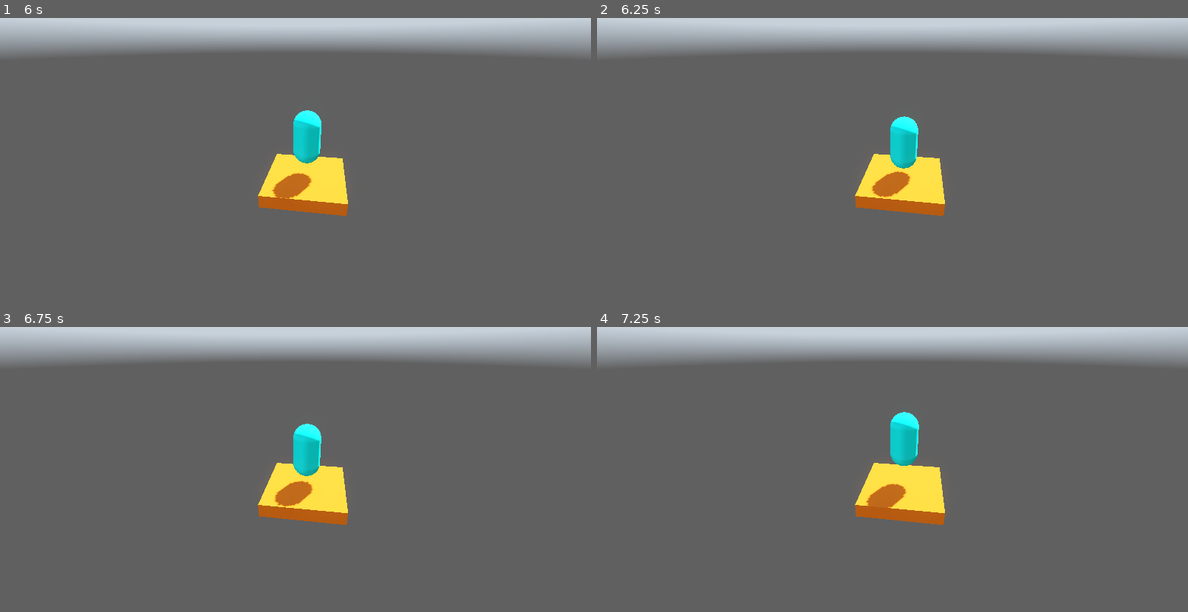
Above: before the commit, frames 1-4 (two rows, left to right).
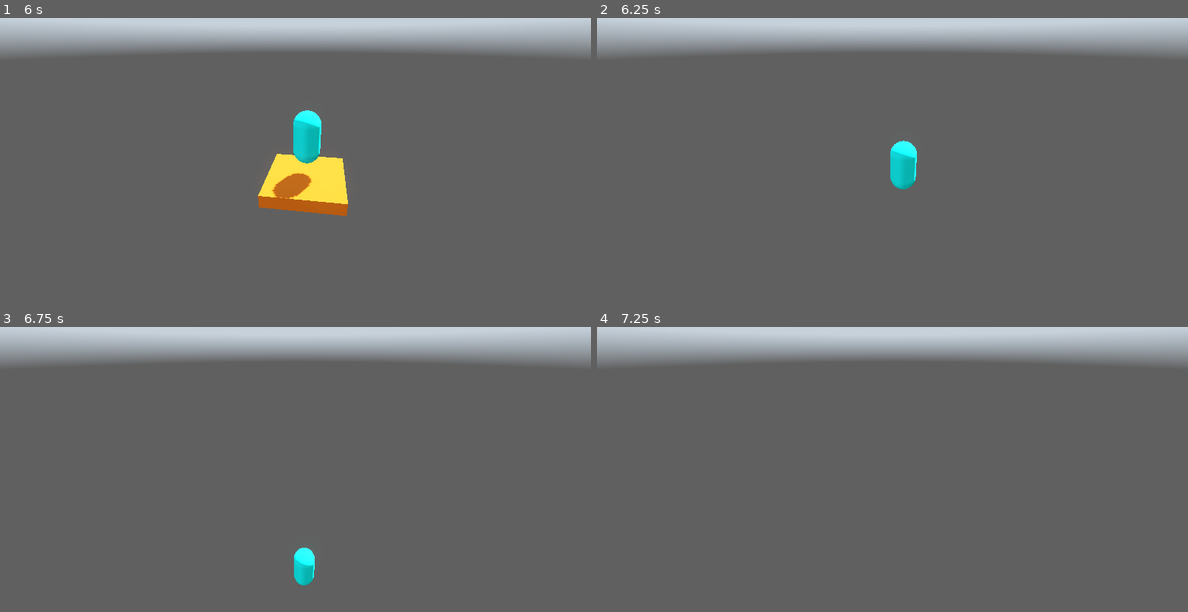
Above: after the commit, the same moments.

Repository: Yadovitiy/SkyPogo
Game: Godot game, scene res://Scenes/Game/game.tscn
Two runs of this game, one before a commit and one after it. Both use one fixed random seed, a clock stepped at 60 frames per second and the inputs below. A sky picture missing from this copy of the repository is replaced by a grey-blue gradient.
Inputs:
- Up to frame 1 (6 s): no input
- Up to frame 2 (6.25 s): no input
- Up to frame 3 (6.75 s): no input
- Up to frame 4 (7.25 s): no input

Frame 1 is identical in both runs. In frame 2, 3.1% of the frame differs, in the area x 43-59%, y 34-70%; in frame 3, 3.7%, in the area x 43-59%, y 33-91%; in frame 4, 3.5%.

Commit message:
Платформа исчезает(падает)

Diff:
--- /dev/null
+++ b/Scenes/Platform/platform.gd
@@ -0,0 +1,15 @@
+extends Node3D
+
+
+# Called when the node enters the scene tree for the first time.
+func _ready() -> void:
+	pass # Replace with function body.
+
+
+# Called every frame. 'delta' is the elapsed time since the previous frame.
+func _process(delta: float) -> void:
+	pass
+
+
+func _on_timer_timeout() -> void:
+	queue_free()
--- a/Scenes/Platform/platform.tscn
+++ b/Scenes/Platform/platform.tscn
@@ -1,5 +1,6 @@
 [gd_scene format=3 uid="uid://c23ny0nnj4eb6"]
 
+[ext_resource type="Script" uid="uid://c4fmm0r0bh0kr" path="res://Scenes/Platform/platform.gd" id="1_1bib6"]
 [ext_resource type="Material" uid="uid://dvuvi1a0phivb" path="res://Scenes/Platform/Platform_orange.tres" id="1_id4ne"]
 
 [sub_resource type="BoxMesh" id="BoxMesh_tcjj1"]
@@ -10,6 +11,7 @@
 size = Vector3(3, 0.5, 3)
 
 [node name="Platform" type="Node3D" unique_id=851856312]
+script = ExtResource("1_1bib6")
 
 [node name="StaticBody3D" type="StaticBody3D" parent="." unique_id=660273333]
 
@@ -18,3 +20,10 @@
 
 [node name="CollisionShape3D" type="CollisionShape3D" parent="StaticBody3D" unique_id=1121088074]
 shape = SubResource("BoxShape3D_id4ne")
+
+[node name="Timer" type="Timer" parent="." unique_id=460889881]
+wait_time = 6.0
+one_shot = true
+autostart = true
+
+[connection signal="timeout" from="Timer" to="." method="_on_timer_timeout"]
Not shown, added: Scenes/Platform/platform.gd.uid
